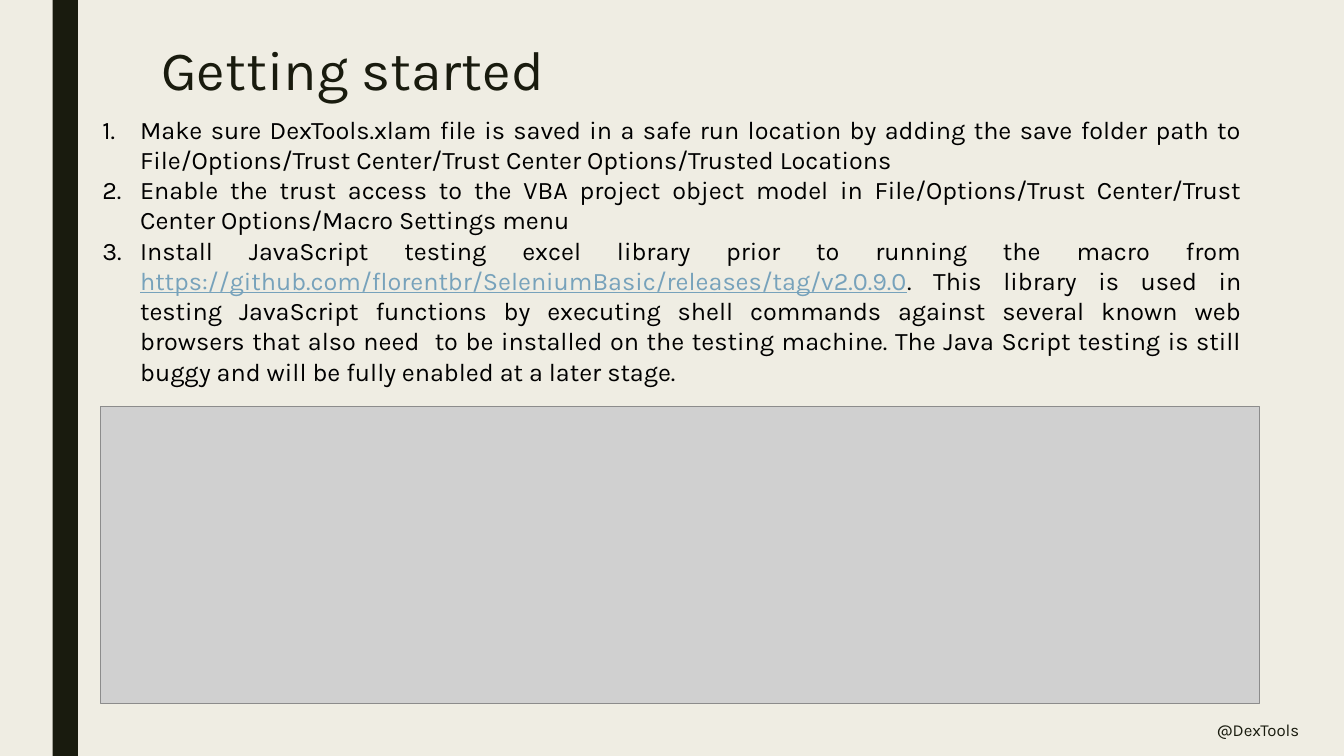
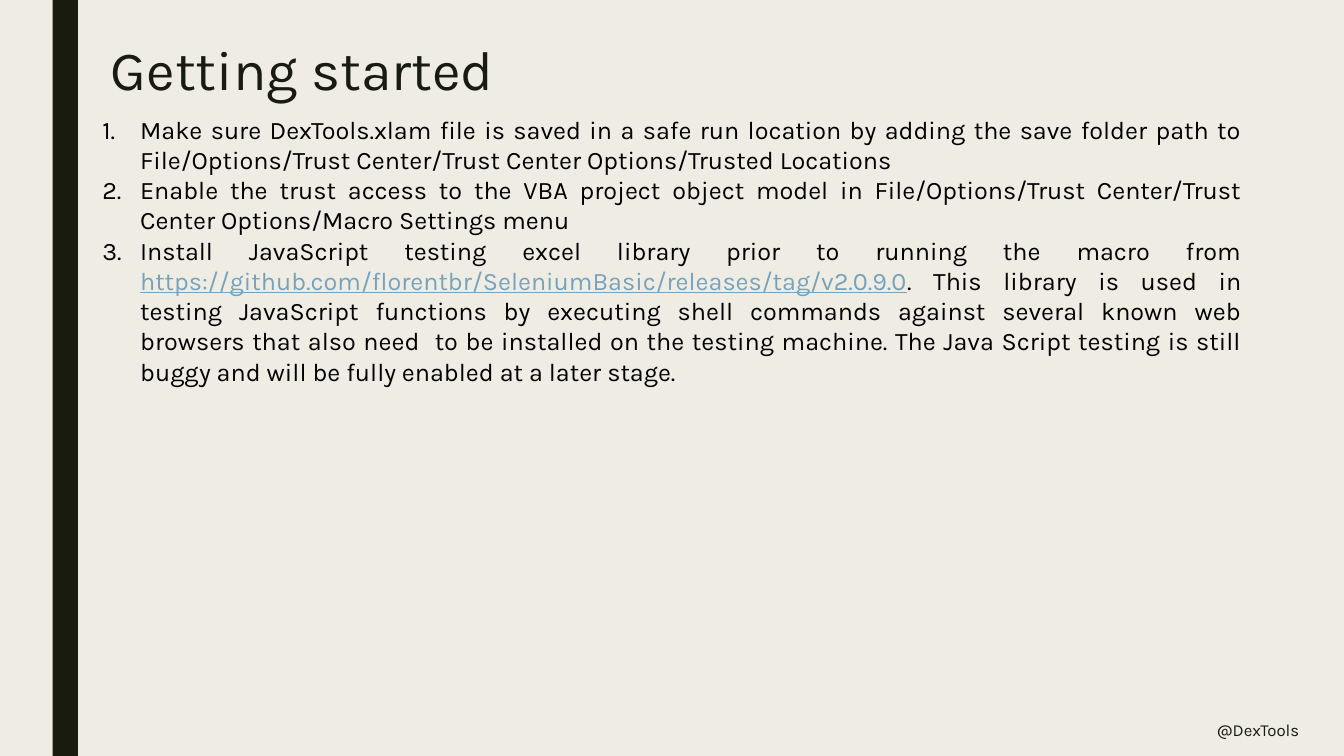
Before and after one commit to dexterial/Dextools, a slide deck: slide 3 of Main/Guide.pptx. Drawn at 1344x756 pixels with LibreOffice and Linux fonts; fonts in the diff are those of the drawing; grey boxes stand for pictures. Boxes give left, top, right and bottom in pixels: in the first picture for what was removed or moved away, otherwise in the second. Text is boxed around its words. In the diff, an @@ line names an element or a change of style, - is before the commit and + after.

```diff
--- a/Main/Guide.pptx
+++ b/Main/Guide.pptx
@@ title "Getting started": place and size @@
-title "Getting started" at [161, 52, 544, 103]
+title "Getting started" at [111, 52, 494, 103]
@@ picture removed at [101, 407, 1260, 704] @@
```
Also in this commit, not shown: 1 other slide changed, 3 slides added, 1 other file.
